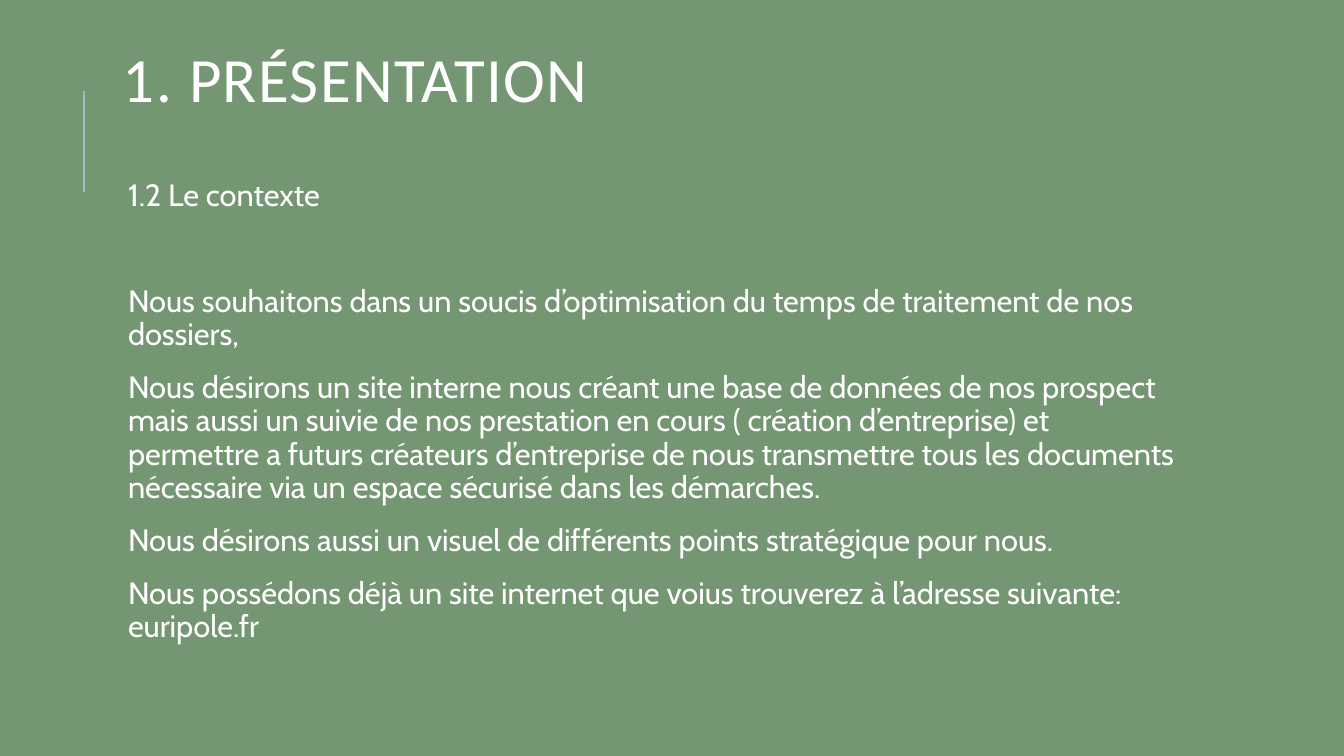
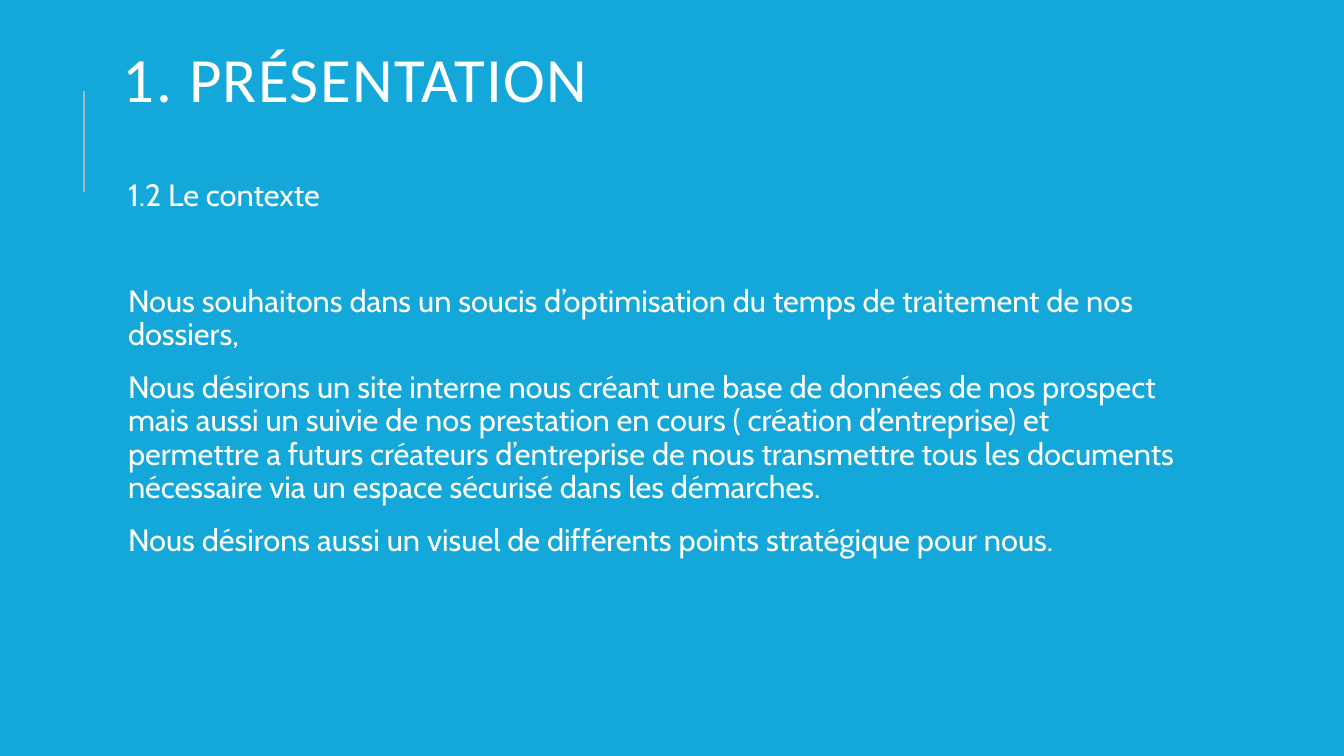
Before and after one commit to speleo27/creetaboite, a slide deck: slide 4 of partie_dev_front/Cahier des charges.pptx. Drawn at 1344x756 pixels with LibreOffice and Linux fonts; fonts in the diff are those of the drawing. Boxes give left, top, right and bottom in pixels: in the first picture for what was removed or moved away, otherwise in the second. Text is boxed around its words. In the diff, an @@ line names an element or a change of style, - is before the commit and + after.

```diff
--- a/partie_dev_front/Cahier des charges.pptx
+++ b/partie_dev_front/Cahier des charges.pptx
@@ background #759672 to #13A8D9 @@
@@ text at (128,581,1121,644): paragraph removed @@
-  Nous possédons déjà un site internet que voius trouverez à l’adresse suivante: euripole.fr
```
Also in this commit, not shown: 9 other slides changed, 58 other files.
